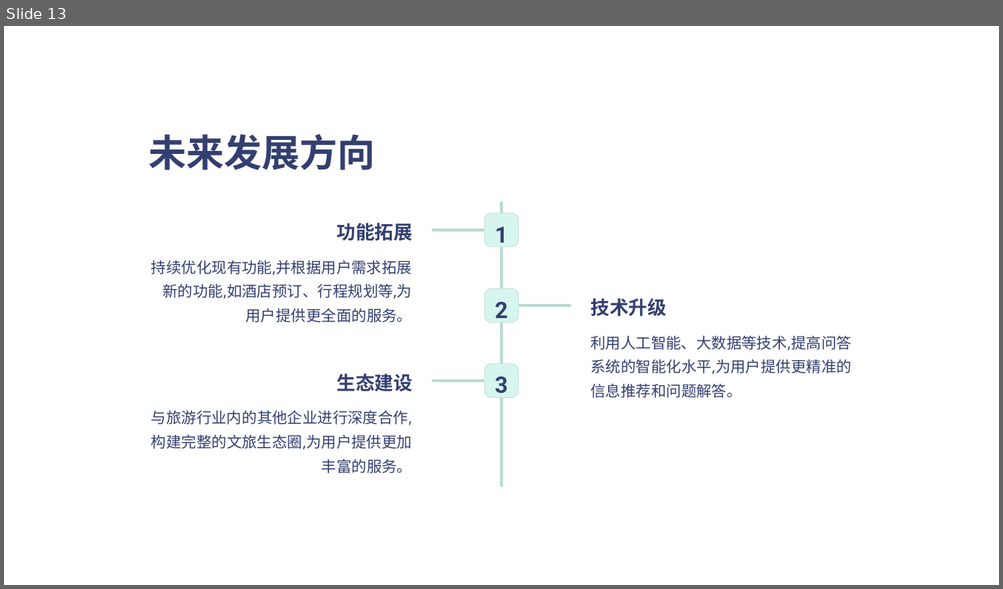
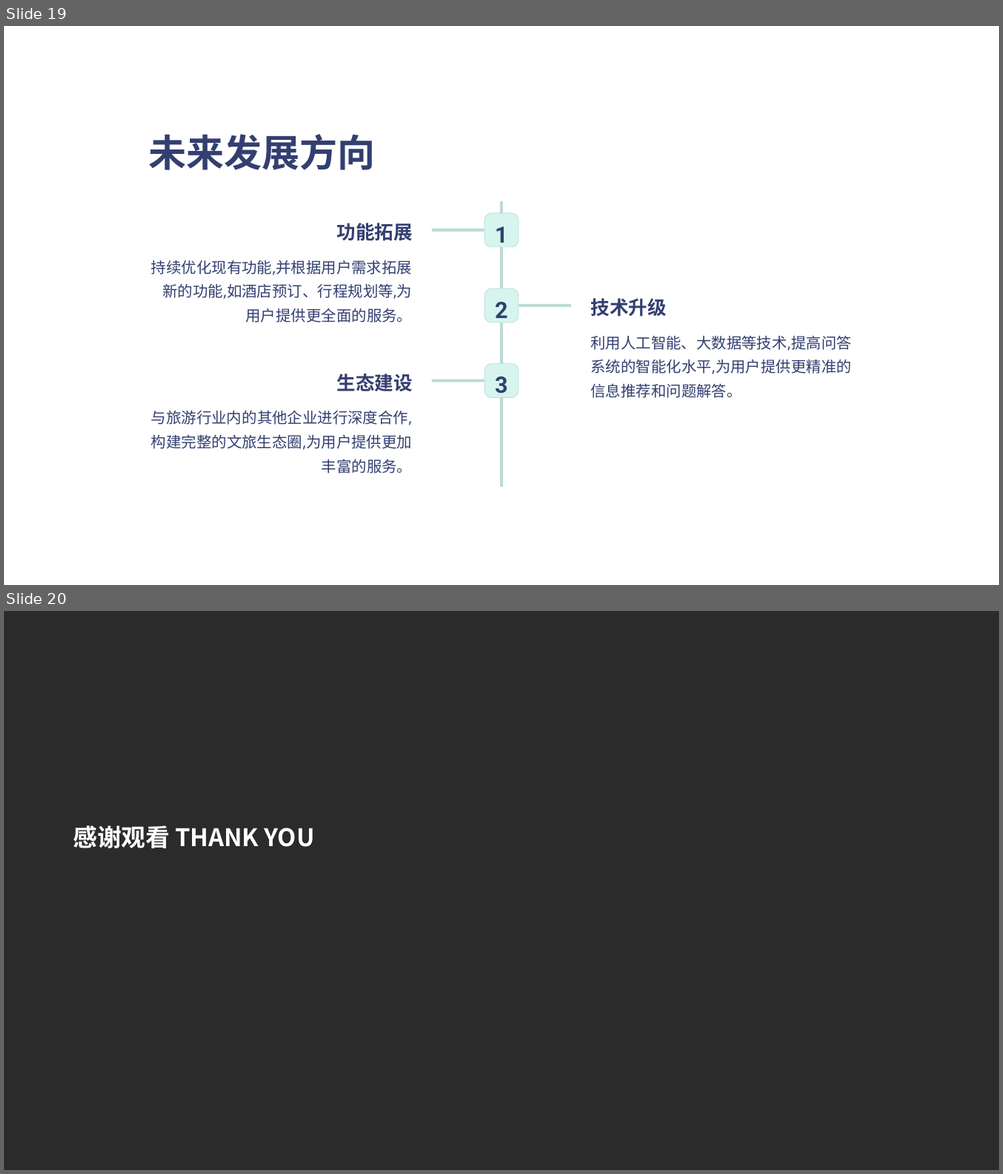
Before and after one commit to darkshuige/codecode, a slide deck: 服务外包/laceblqg2ssyau3.pptx. Shown one above the other, each under a label of ours: slide 13 before the commit, slides 19 and 20 after it. The pictures are 1003x589 and 1003x1174 pixels, drawn with LibreOffice and Linux fonts; fonts in the diff are those of the drawing; background and template pictures are left out; a plain dark background stands for a picture behind light text. Boxes give left, top, right and bottom in pixels: in the first picture for what was removed or moved away, otherwise in the second. Text is boxed around its words. In the diff, an @@ line names an element or a change of style, - is before the commit and + after.

```diff
--- a/服务外包/laceblqg2ssyau3.pptx
+++ b/服务外包/laceblqg2ssyau3.pptx
@@ slide 20 added at box(4, 611, 999, 1170), background picture (left out) @@
@@ text added at box(74, 826, 315, 849), 28 pt, text #FFFFFF, bold @@
+感谢观看 THANK YOU
@@ what was slide 13 is now slide 19 @@
```
Also in this commit, not shown: 7 other slides added, 1 slide removed, 16 other files.
